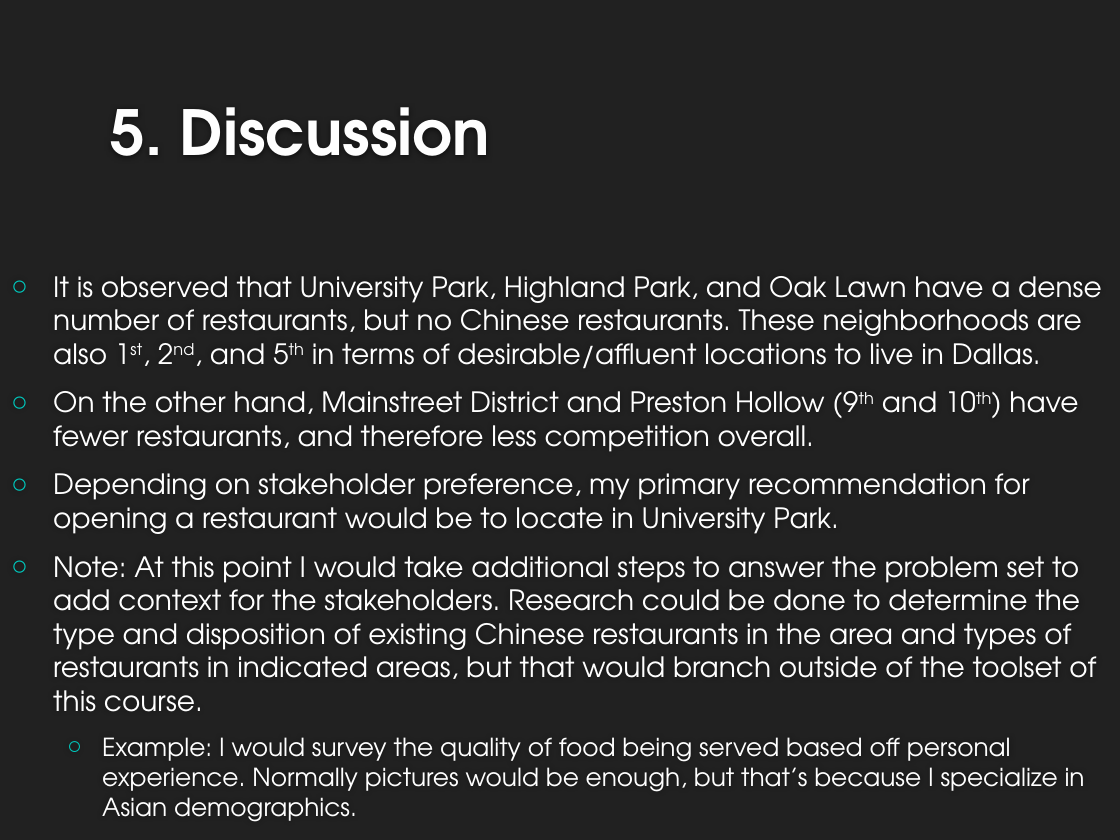
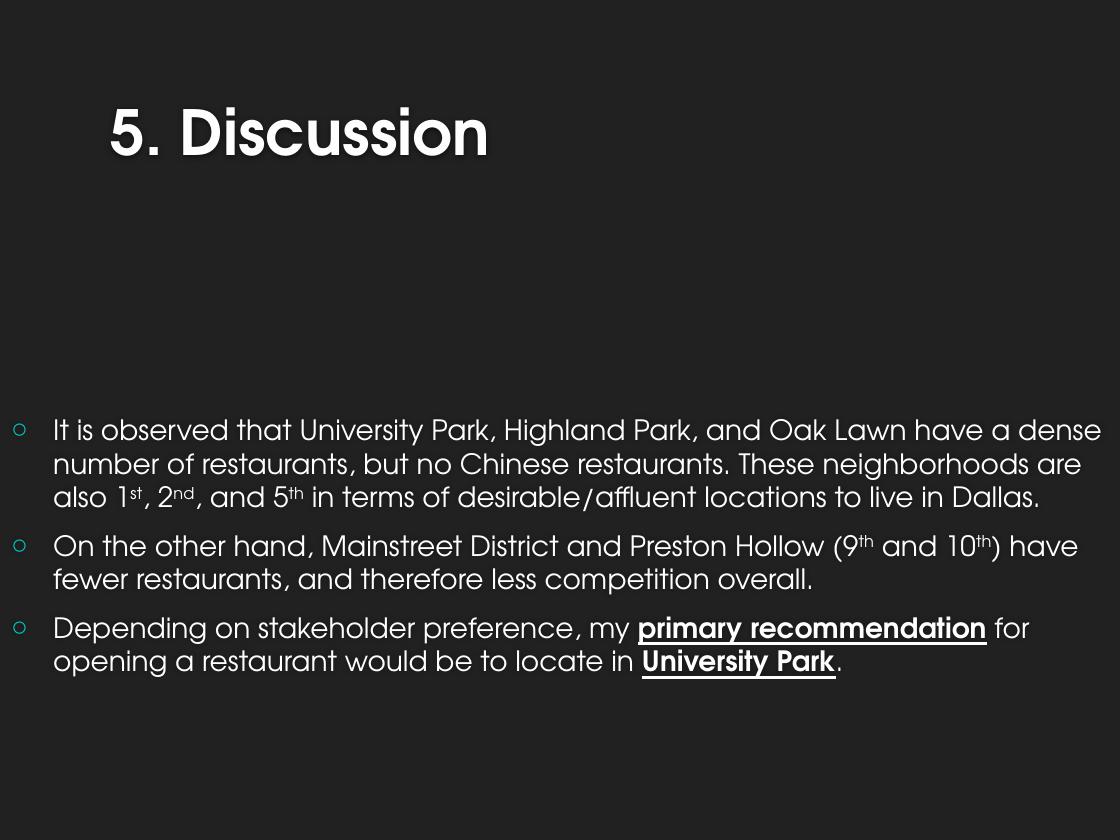
Before and after one commit to mel-fortinsparks/Coursera_Capstone, a slide deck: slide 10 of Battle of The Neighborhoods Part 2 PPT.pptx. Drawn at 1120x840 pixels with LibreOffice and Linux fonts; fonts in the diff are those of the drawing; background and template pictures are left out. Boxes give left, top, right and bottom in pixels: in the first picture for what was removed or moved away, otherwise in the second. Text is boxed around its words. In the diff, an @@ line names an element or a change of style, - is before the commit and + after.

```diff
--- a/Battle of The Neighborhoods Part 2 PPT.pptx
+++ b/Battle of The Neighborhoods Part 2 PPT.pptx
@@ text at (53,556,1096,822): paragraphs removed @@
-○ Note: At this point I would take additional steps to answer the problem set to add context for the stakeholders. Research could be done to determine the type and disposition of existing Chinese restaurants in the area and types of restaurants in indicated areas, but that would branch outside of the toolset of this course.
-  ○ Example: I would survey the quality of food being served based off personal experience. Normally pictures would be enough, but that’s because I specialize in Asian demographics.
@@ text at (53,616,1029,679): bold on, underline on in "primary recommendation University Park." @@
```
Also in this commit, not shown: 1 other slide changed, 1 slide added, 4 other files.
